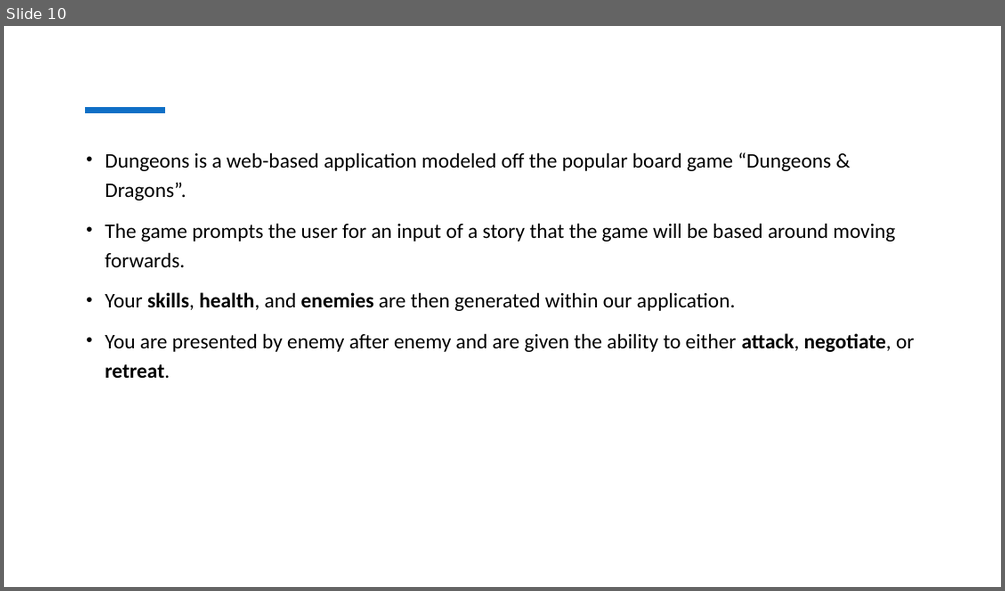
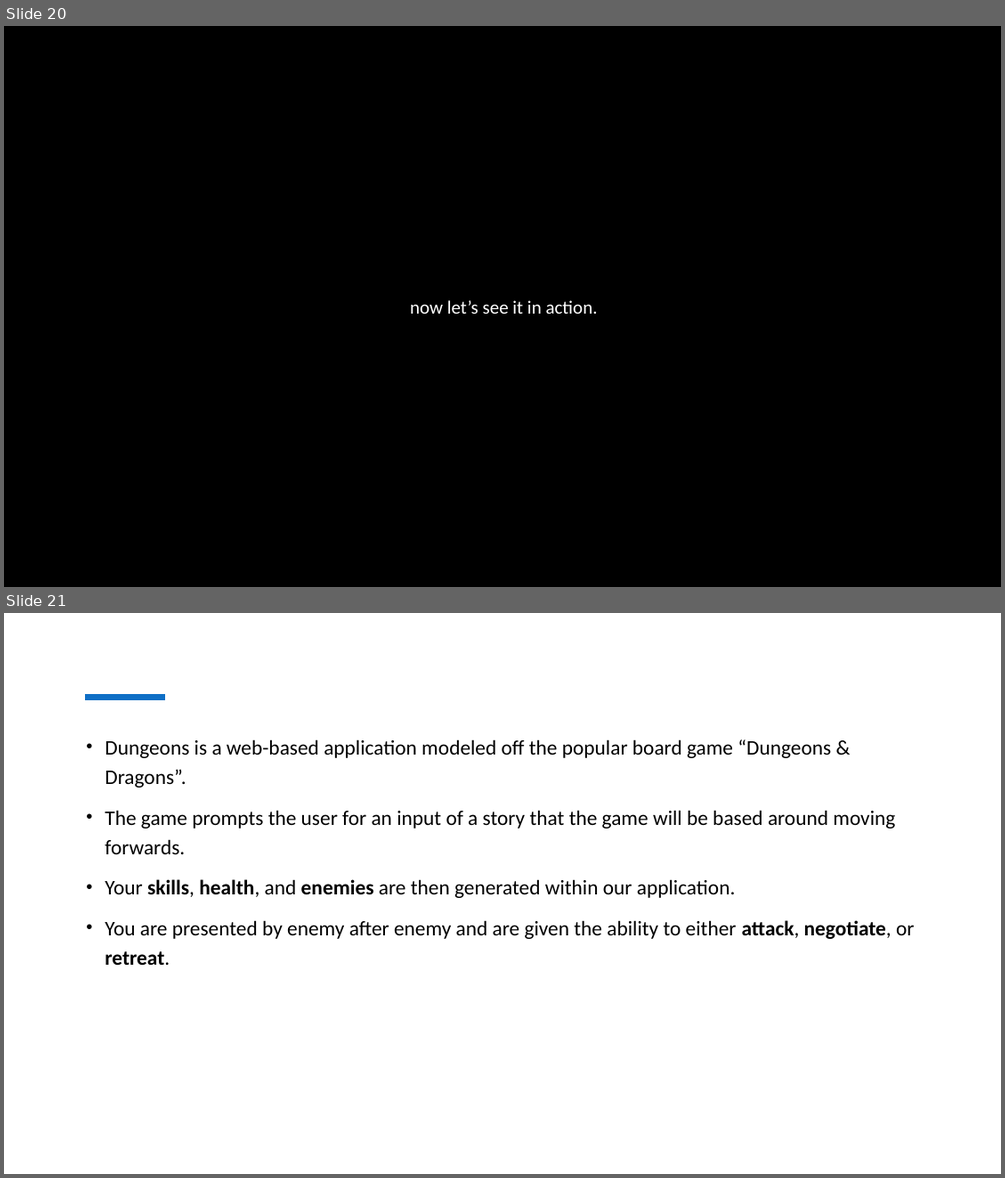
Before and after one commit to corbinmgraham/dungeons, a slide deck: Presentation.pptx. Shown one above the other, each under a label of ours: slide 10 before the commit, slides 20 and 21 after it. The pictures are 1005x591 and 1005x1178 pixels, drawn with LibreOffice and Linux fonts; fonts in the diff are those of the drawing. Boxes give left, top, right and bottom in pixels: in the first picture for what was removed or moved away, otherwise in the second. Text is boxed around its words. In the diff, an @@ line names an element or a change of style, - is before the commit and + after.

```diff
--- a/Presentation.pptx
+++ b/Presentation.pptx
@@ slide 20 added at (x1=4, y1=26, x2=1001, y2=587), background #FFFFFF @@
@@ rectangle added at (x1=4, y1=26, x2=1001, y2=587), fill #000000, 18 pt, text #FFFFFF @@
+now let’s see it in action.
@@ what was slide 10 is now slide 21 @@
```
Also in this commit, not shown: 4 slides changed, 11 other slides added, 1 slide removed.
